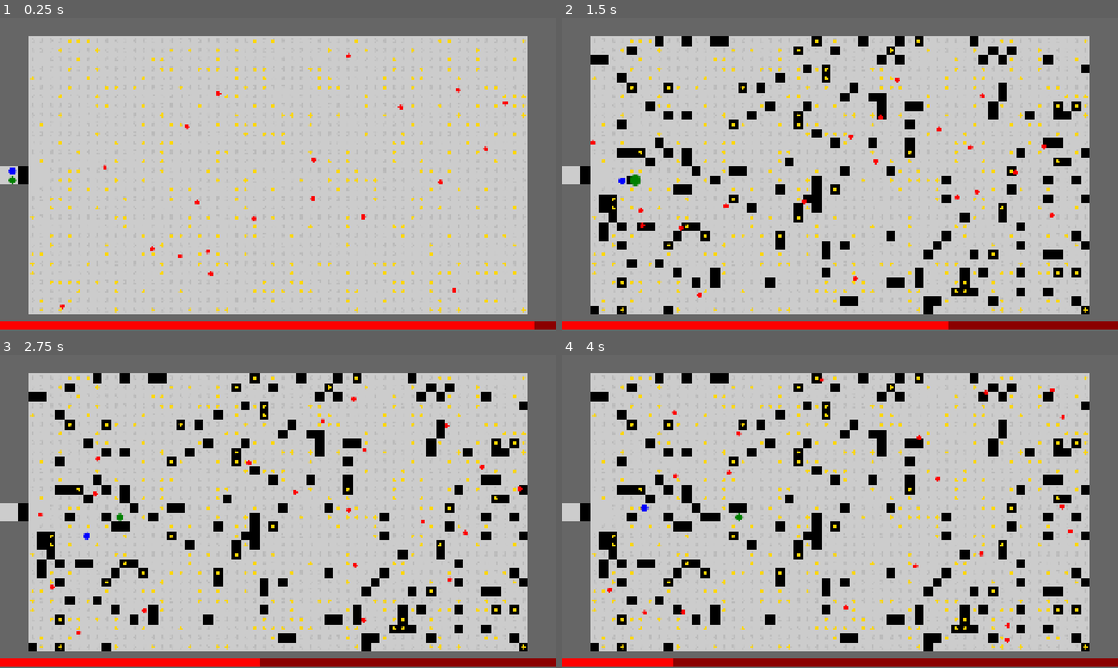
Above: before the commit, frames 1-4 (two rows, left to right).
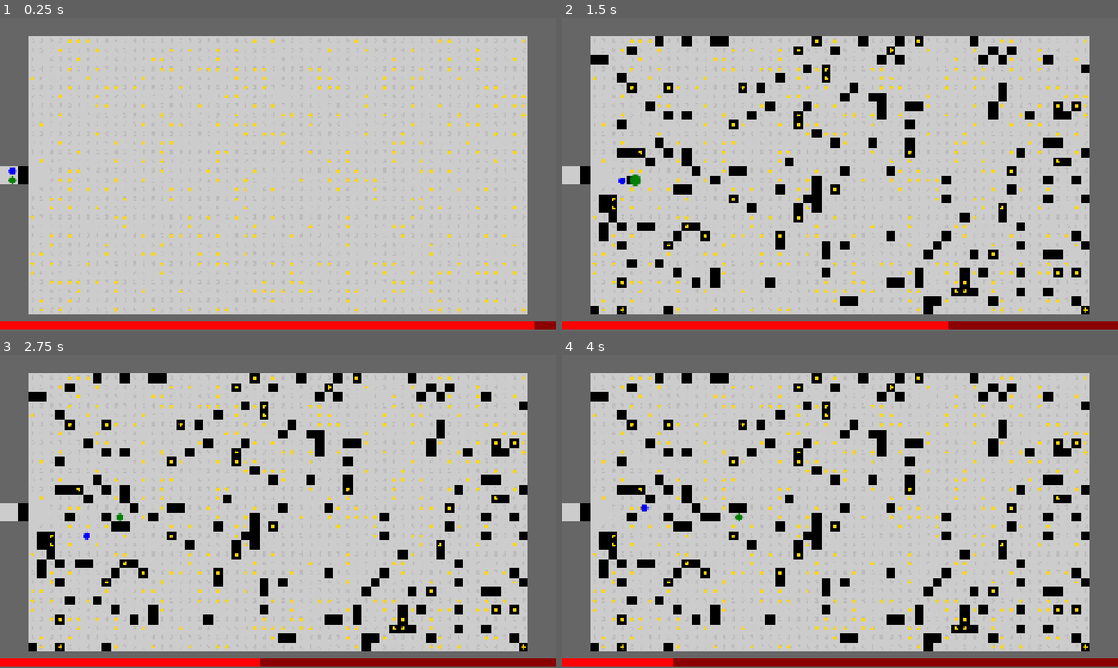
Above: after the commit, the same moments.

Repository: njamster/gmtk_jam_2026
Game: Godot game, scene res://game.tscn
The game is run twice, just before and just after one commit, with the same random seed, the same clock (stepped at 60 frames per second) and the same inputs.
Inputs:
- Up to frame 1 (0.25 s): no input
- Up to frame 2 (1.5 s): tap Enter at 0.5 s; hold D (move_right) 0.53-1.28 s; tap Shift at 0.6, 1.35 s; hold S (move_down) from 1.28 s (still down)
- Up to frame 3 (2.75 s): release S (move_down) at 2.03 s; hold D (move_right) from 2.03 s (still down); tap Shift at 2.1 s
- Up to frame 4 (4 s): release D (move_right) at 2.78 s; hold W (move_up) 2.78-3.53 s; tap Shift at 2.85, 3.6 s; hold A (move_left) from 3.53 s (still down)

The runs differ from the first frame. In frame 1, 0.2% of the frame differs, in the area x 10-92%, y 11-94%; in frame 2, 0.2%, in the area x 5-89%, y 19-90%; in frame 3, 0.2%; in frame 4, 0.2%.

Commit message:
Add basic screenshake (used for earthquakes)

Diff:
--- a/autoloads/global.gd
+++ b/autoloads/global.gd
@@ -10,11 +10,12 @@
 signal game_state_changed(state: GameState)
 
 var tilemap: TileMapLayer
+var camera: Camera2D
 
 var tile_size := 32
 
 var num_players := 2
-var num_enemies := 20
+var num_enemies := 0
 
 var num_alive_players := num_players
 
--- /dev/null
+++ b/camera.gd
@@ -0,0 +1,29 @@
+extends Camera2D
+
+@export var decay = 0.8
+@export var max_offset = Vector2(50, 25)
+@export var max_roll = 0.1
+
+var trauma = 0.0
+var trauma_power = 2
+
+
+func _ready() -> void:
+	Global.camera = self
+
+
+func screenshake(amount):
+	trauma = min(trauma + amount, 1.0)
+
+
+func _process(delta):
+	if trauma:
+		trauma = max(trauma - decay * delta, 0)
+		_shake()
+
+
+func _shake():
+	var amount = pow(trauma, trauma_power)
+	rotation = max_roll * amount * randf_range(-1, 1)
+	offset.x = max_offset.x * amount * randf_range(-1, 1)
+	offset.y = max_offset.y * amount * randf_range(-1, 1)
--- a/game.tscn
+++ b/game.tscn
@@ -2,6 +2,7 @@
 
 [ext_resource type="Texture2D" uid="uid://di6s134qdw6lq" path="res://tilemap/tilemap.png" id="1_e2o6t"]
 [ext_resource type="Script" uid="uid://khdcu5d80sr1" path="res://game.gd" id="1_feb5d"]
+[ext_resource type="Script" uid="uid://dvctpg6ga8biw" path="res://camera.gd" id="2_fc0e3"]
 [ext_resource type="Script" uid="uid://dexbn7g55tlbf" path="res://tilemap/tile_map.gd" id="3_fc0e3"]
 
 [sub_resource type="TileSetAtlasSource" id="TileSetAtlasSource_feb5d"]
@@ -48,6 +49,10 @@
 grow_vertical = 2
 script = ExtResource("1_feb5d")
 
+[node name="Camera" type="Camera2D" parent="." unique_id=928046091]
+anchor_mode = 0
+script = ExtResource("2_fc0e3")
+
 [node name="TileMap" type="TileMapLayer" parent="." unique_id=25411223]
 use_parent_material = true
 tile_map_data = PackedByteArray("AAAAAAAAAQAAAAAAAAAAAAEAAQAAAAAAAAAAAAIAAQAAAAAAAAAAAAMAAQAAAAAAAAAAAAQAAQAAAAAAAAAAAA …(32560 unchanged characters)…
--- a/tilemap/tile_map.gd
+++ b/tilemap/tile_map.gd
@@ -110,6 +110,7 @@
 			count_down_cell(cell, false)
 
 	SoundManager.play_sound(preload("res://tilemap/sounds/earthquake.wav"))
+	Global.camera.screenshake(0.45)
 
 
 func small_earthquake() -> void:
@@ -124,3 +125,4 @@
 				count_down_cell(cell, false)
 
 	SoundManager.play_sound(preload("res://tilemap/sounds/earthquake.wav"))
+	Global.camera.screenshake(0.35)
Not shown, added: camera.gd.uid
